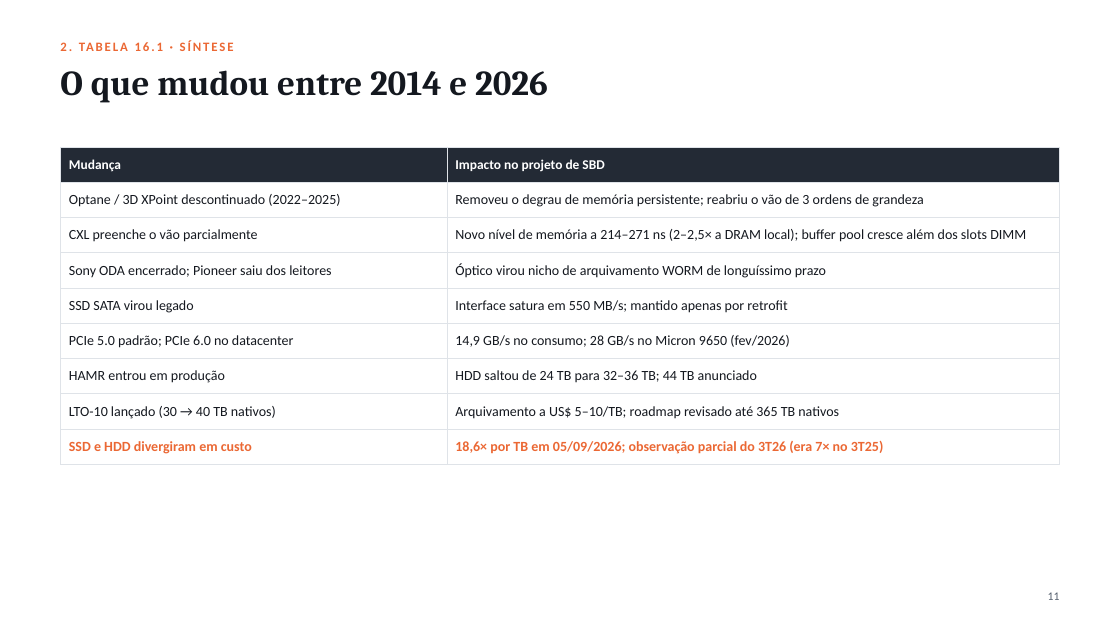
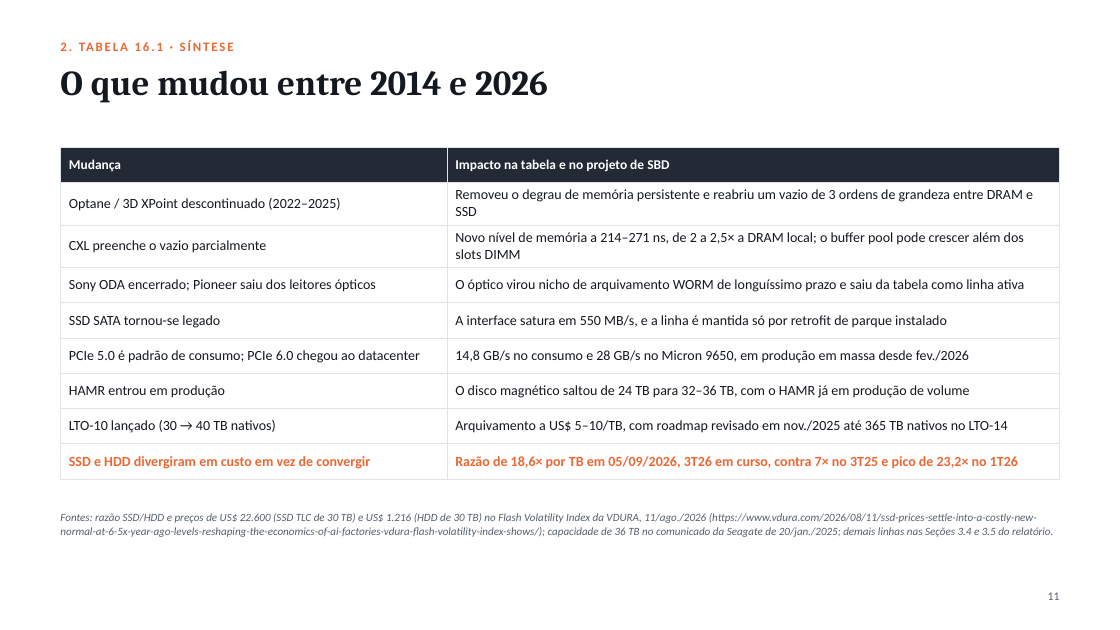
Before and after one commit to guilherme-hu/Trabalho-CBD, a slide deck: slide 12 of Storage e Interfaces/Slides_Armazenamento_SBD.pptx. Drawn at 1120x630 pixels with LibreOffice and Linux fonts; fonts in the diff are those of the drawing. Boxes give left, top, right and bottom in pixels: in the first picture for what was removed or moved away, otherwise in the second. Text is boxed around its words. In the diff, an @@ line names an element or a change of style, - is before the commit and + after.

```diff
--- a/Storage e Interfaces/Slides_Armazenamento_SBD.pptx
+++ b/Storage e Interfaces/Slides_Armazenamento_SBD.pptx
@@ table at (x1=60, y1=147, x2=1060, y2=473) @@
-row 1, column 2: Impacto no projeto de SBD
+row 1, column 2: Impacto na tabela e no projeto de SBD
-row 2, column 2: Removeu o degrau de memória persistente; reabriu o vão de 3 ordens de grandeza
+row 2, column 2: Removeu o degrau de memória persistente e reabriu um vazio de 3 ordens de grandeza entre DRAM e SSD
-row 3, column 1: CXL preenche o vão parcialmente
+row 3, column 1: CXL preenche o vazio parcialmente
-row 3, column 2: Novo nível de memória a 214–271 ns (2–2,5× a DRAM local); buffer pool cresce além dos slots DIMM
+row 3, column 2: Novo nível de memória a 214–271 ns, de 2 a 2,5× a DRAM local; o buffer pool pode crescer além dos slots DIMM
-row 4, column 1: Sony ODA encerrado; Pioneer saiu dos leitores
+row 4, column 1: Sony ODA encerrado; Pioneer saiu dos leitores ópticos
-row 4, column 2: Óptico virou nicho de arquivamento WORM de longuíssimo prazo
+row 4, column 2: O óptico virou nicho de arquivamento WORM de longuíssimo prazo e saiu da tabela como linha ativa
-row 5, column 1: SSD SATA virou legado
+row 5, column 1: SSD SATA tornou-se legado
-row 5, column 2: Interface satura em 550 MB/s; mantido apenas por retrofit
+row 5, column 2: A interface satura em 550 MB/s, e a linha é mantida só por retrofit de parque instalado
-row 6, column 1: PCIe 5.0 padrão; PCIe 6.0 no datacenter
+row 6, column 1: PCIe 5.0 é padrão de consumo; PCIe 6.0 chegou ao datacenter
-row 6, column 2: 14,9 GB/s no consumo; 28 GB/s no Micron 9650 (fev/2026)
+row 6, column 2: 14,8 GB/s no consumo e 28 GB/s no Micron 9650, em produção em massa desde fev./2026
-row 7, column 2: HDD saltou de 24 TB para 32–36 TB; 44 TB anunciado
+row 7, column 2: O disco magnético saltou de 24 TB para 32–36 TB, com o HAMR já em produção de volume
-row 8, column 2: Arquivamento a US$ 5–10/TB; roadmap revisado até 365 TB nativos
+row 8, column 2: Arquivamento a US$ 5–10/TB, com roadmap revisado em nov./2025 até 365 TB nativos no LTO-14
-row 9, column 1: SSD e HDD divergiram em custo
+row 9, column 1: SSD e HDD divergiram em custo em vez de convergir
-row 9, column 2: 18,6× por TB em 05/09/2026; observação parcial do 3T26 (era 7× no 3T25)
+row 9, column 2: Razão de 18,6× por TB em 05/09/2026, 3T26 em curso, contra 7× no 3T25 e pico de 23,2× no 1T26
@@ text added at (x1=60, y1=513, x2=1053, y2=537), 9.5 pt, text #55606E, italic @@
+Fontes: razão SSD/HDD e preços de US$ 22.600 (SSD TLC de 30 TB) e US$ 1.216 (HDD de 30 TB) no Flash Volatility Index da VDURA, 11/ago./2026 (https://www.vdura.com/2026/08/11/ssd-prices-settle-into-a-costly-new-normal-at-6-5x-year-ago-levels-reshaping-the-economics-of-ai-factories-vdura-flash-volatility-index-shows/); capacidade de 36 TB no comunicado da Seagate de 20/jan./2025; demais linhas nas Seções 3.4 e 3.5 do relatório.
```
Also in this commit, not shown: 7 other slides changed, 1 other file.
